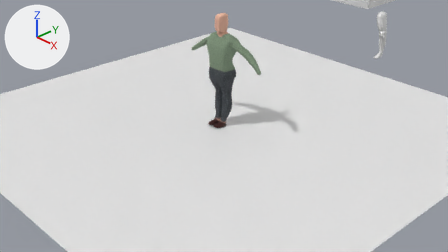
The Blender file Blender files/character.blend: old version first, new version second.
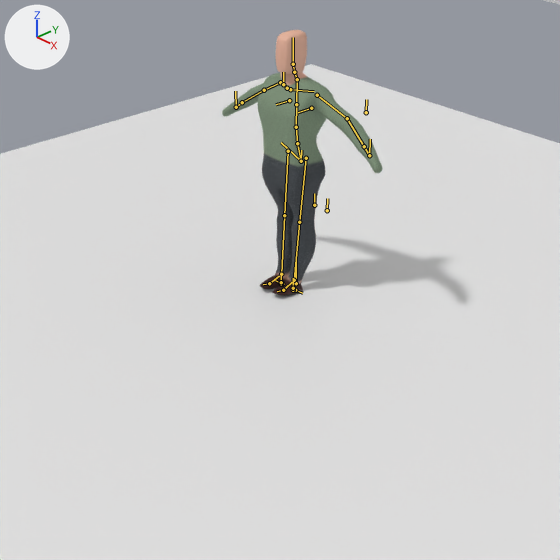
There are two pictures of each version: one from the file's camera 'Camera', one close up on the part from 21% to 75% of the width and 0% to 96% of the height. Arrows for +X, +Y and +Z are at upper left; the lights stay in place. The bones that bend it are drawn over the model as lines in the close-ups.

The first close-up shows 'Plane', 'torso'.
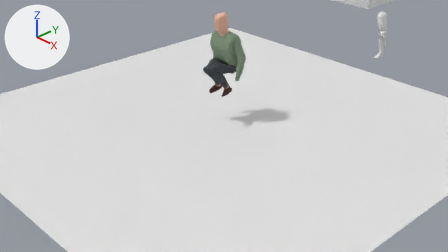
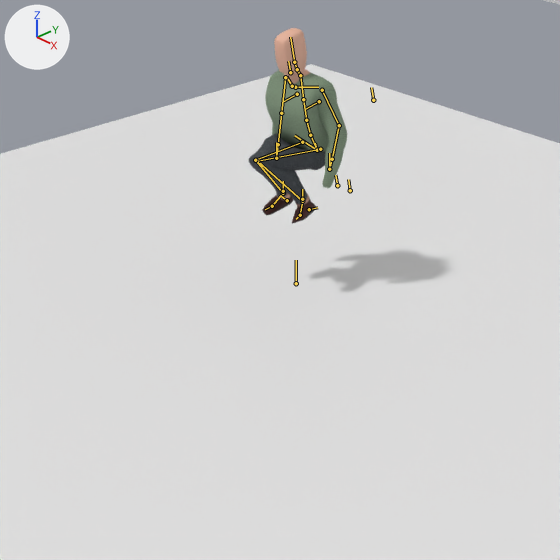
The newer file adds an action. The first version stands in its rest pose; the second is drawn at frame 24 of the action 'jump'.

Pixel boxes [x1, y1, x2, y2] of what changed, in the close-ups (560 x 560 px):
'torso', posed (39% narrower, 27% shorter)
    before: [222, 30, 383, 296]
    after: [249, 28, 347, 223]
bone 'spine', root to tip
    before: (301, 161) to (297, 143)
    after: (317, 150) to (310, 135)
bone 'foot.L', root to tip
    before: (294, 280) to (283, 290)
    after: (302, 201) to (300, 215)
bone 'foot.R', root to tip
    before: (281, 274) to (269, 283)
    after: (283, 193) to (272, 206)
bone 'foot_target.L', root to tip
    before: (293, 290) to (293, 278)
    after: (302, 201) to (302, 189)
bone 'foot_target.R', root to tip
    before: (281, 284) to (281, 272)
    after: (283, 193) to (283, 181)
bone 'hand_IK.L', root to tip
    before: (369, 155) to (370, 139)
    after: (329, 169) to (329, 153)
bone 'hand_IK.R', root to tip
    before: (236, 107) to (235, 91)
    after: (276, 158) to (276, 142)

The edits, one by one:
Bone 'spine' (bone_spine) moves from (0.0, 0.0, 0.0) to (0.0, 0.001, -0.17).
Bone 'spine' (bone_spine) turns from (0, 0, 0) to (11, 0, 0) degrees about its own x, y and z.
Bone 'foot.L' (bone_foot_l) turns from (0, 0, 0) to (-15, -20, -4) degrees about its own x, y and z.
Bone 'foot.R' (bone_foot_r) turns from (0, 0, 0) to (-18, 8, 7) degrees about its own x, y and z.
Bone 'foot_target.L' (bone_foot_target_l) moves from (0.0, 0.0, 0.0) to (0.039, 0.739, -0.062).
Bone 'foot_target.R' (bone_foot_target_r) moves from (0.0, 0.0, 0.0) to (-0.039, 0.739, -0.062).
Bone 'hand_IK.L' (bone_hand_ik_l) moves from (0.0, 0.0, 0.0) to (-0.442, -0.239, -0.038).
Bone 'hand_IK.R' (bone_hand_ik_r) moves from (0.0, 0.0, 0.0) to (0.442, -0.306, -0.02).
